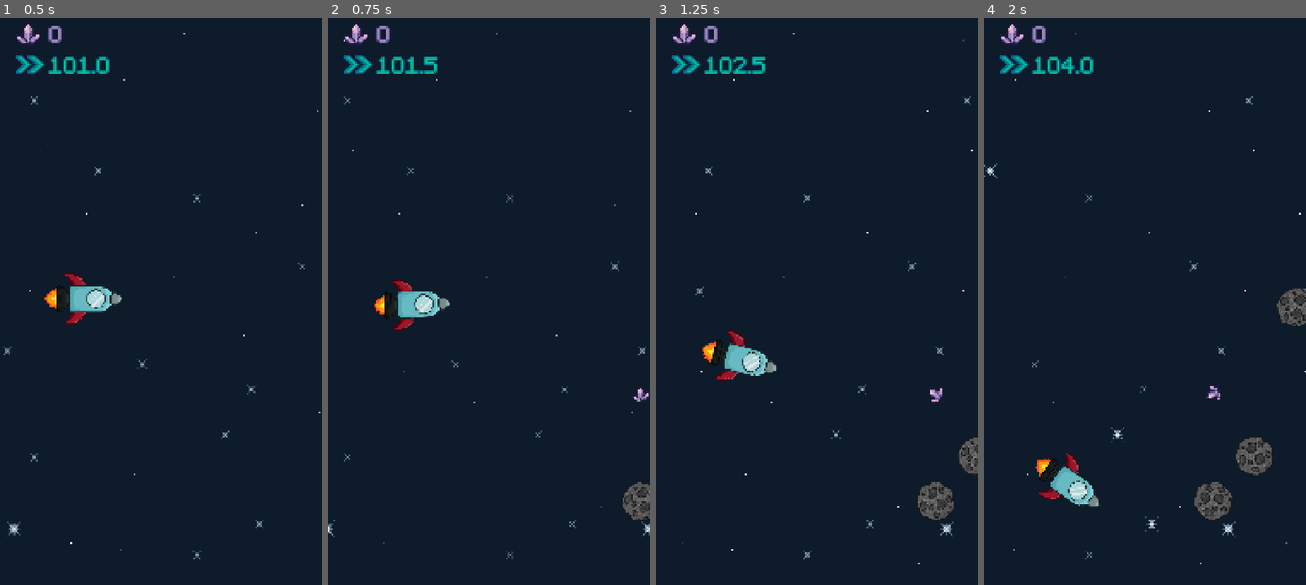
Above: before the commit, frames 1-4 (left to right).
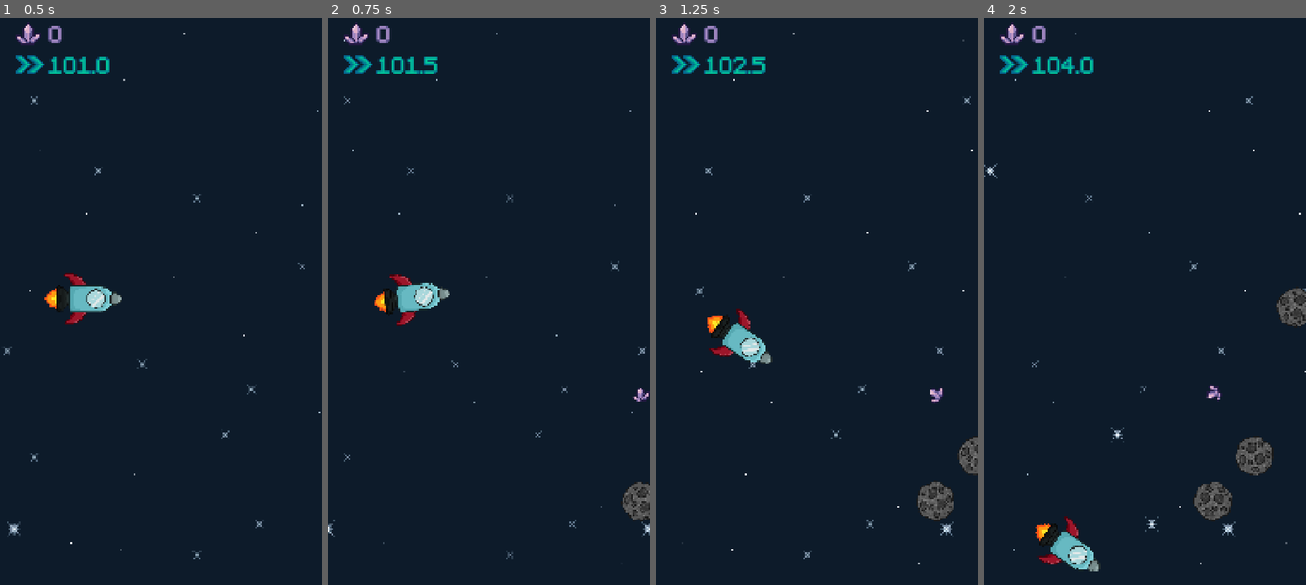
Above: after the commit, the same moments.

Repository: KRYPTO-CS/SpaceBird
Game: Godot game, scene res://scenes/main.tscn
Two runs of this game, one before a commit and one after it. Both use one fixed random seed, a clock stepped at 60 frames per second and the inputs below. Sound files missing from this copy of the repository are replaced by a short silence.
Inputs (mouse positions are in pixels of both pictures, inside the frame that each line leads up to):
- Up to frame 1 (0.5 s): no input
- Up to frame 2 (0.75 s): move the mouse to (559, 267) at 0.52 s; click (559, 267) at 0.67 s
- Up to frame 3 (1.25 s): no input
- Up to frame 4 (2 s): move the mouse to (1080, 329) at 1.27 s; click (1080, 329) at 1.42 s

Frame 1 is identical in both runs. In frame 2, 0.9% of the frame differs, in the area x 14-38%, y 45-56%; in frame 3, 1.4%; in frame 4, 1.7%, in the area x 16-36%, y 76-98%.

Commit message:
fix physics

Diff:
--- a/space-bird/scenes/player.gd
+++ b/space-bird/scenes/player.gd
@@ -23,8 +23,9 @@
 # physics
 var acceleration_y := 5.0
 var velocity_y := 0.0
-var max_velocity = 12.0
-
+var acceleration_strength := 1500.0
+var max_velocity := 1000.0
+var rotation_speed := 2.0
 
 # Called when the node enters the scene tree for the first time.
 func _ready() -> void:
@@ -56,14 +57,14 @@
 	# acceleration stays constant (we can change with game state variables)
 	if finger_active:
 		if  self.rotation > -0.6 and starttoggle:
-			self.rotation -= 0.01
-		velocity_y -= 0.1*acceleration_y
+			self.rotation -= rotation_speed*delta
+		velocity_y -= acceleration_strength*acceleration_y*delta
 		velocity_y = max(velocity_y, -max_velocity)
 	else:
 		if  self.rotation < 0.6 and starttoggle:
-			self.rotation += 0.01
+			self.rotation += rotation_speed*delta
 
-		velocity_y -= 0.1*acceleration_y
+		velocity_y -= acceleration_strength*acceleration_y*delta
 		velocity_y = min(velocity_y, max_velocity)
 
 	if starttoggle:
@@ -73,7 +74,7 @@
 		if self.position.y == -y_limit:
 			velocity_y = 0.01
 			self.rotation = 0.0
-		self.position += Vector2(0, velocity_y)
+		self.position += Vector2(0, velocity_y*delta)
 	else:
 		self.velocity_y = 5.0
 
@@ -85,7 +86,7 @@
 
 func take_damage(time):
 	state = PlayerState.INVINCIBLE
-	velocity_y = 10.0
+	velocity_y = -velocity_y * 0.75
 	invincibility_timer(time)
 	self.modulate = Color(1, 0, 0)
 	await get_tree().create_timer(0.1).timeout
Not shown, changed: docs/index.html
Not shown, changed: docs/index.pck
